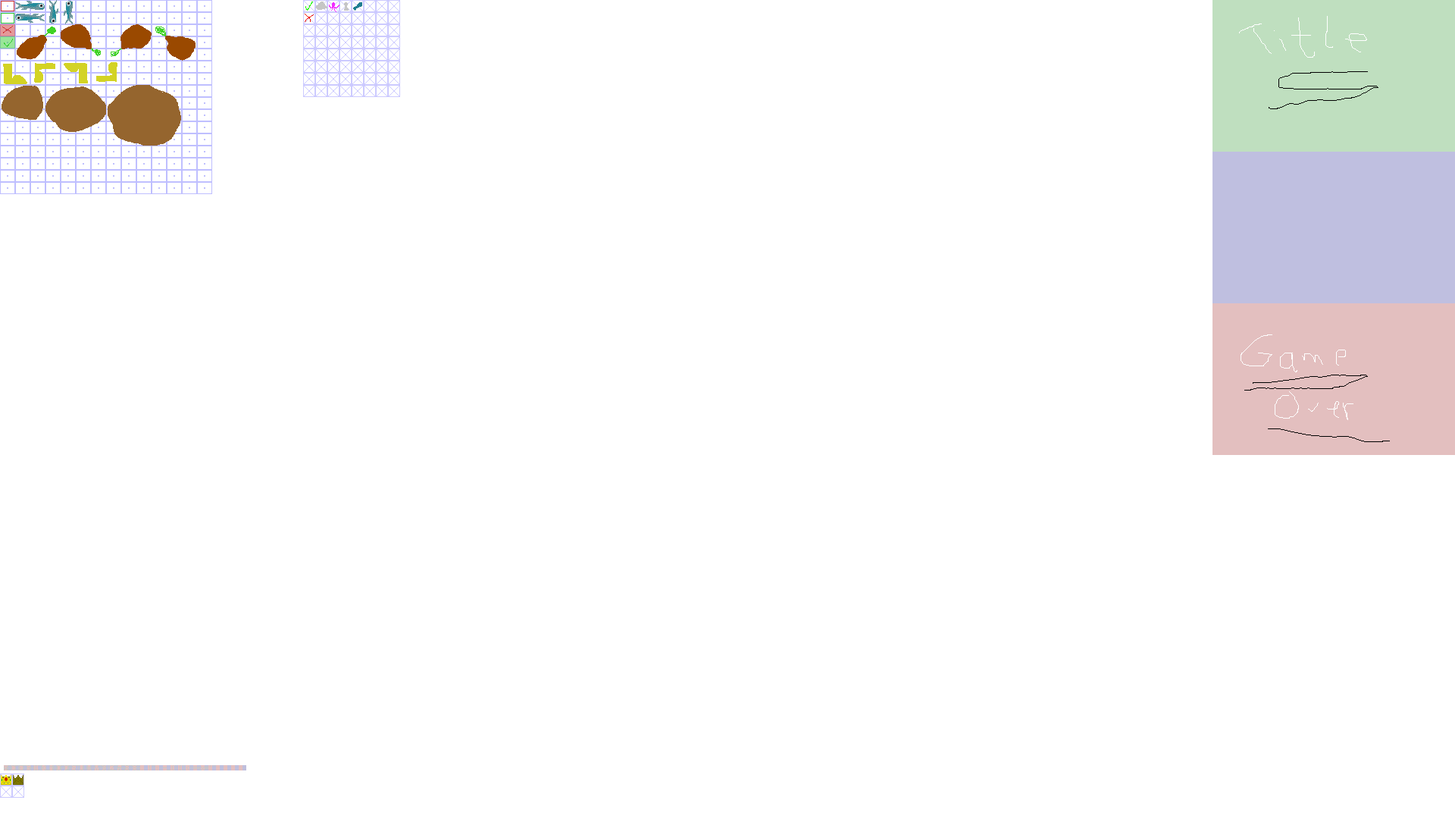
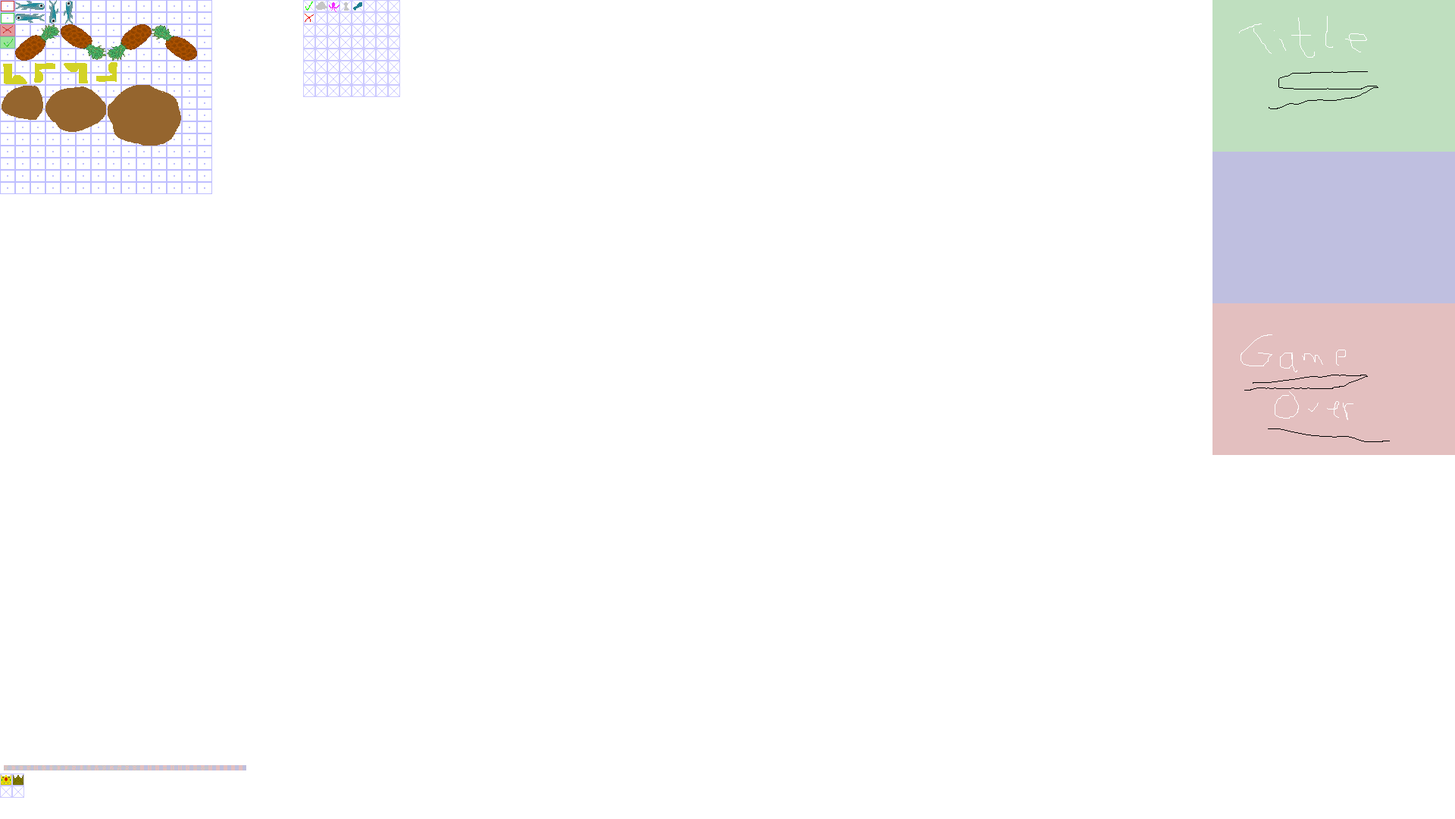
Revision of a layered 1455 × 819 image; what changed, layer by layer:
painted on "pizzagrid" over [15,24,198,61]
